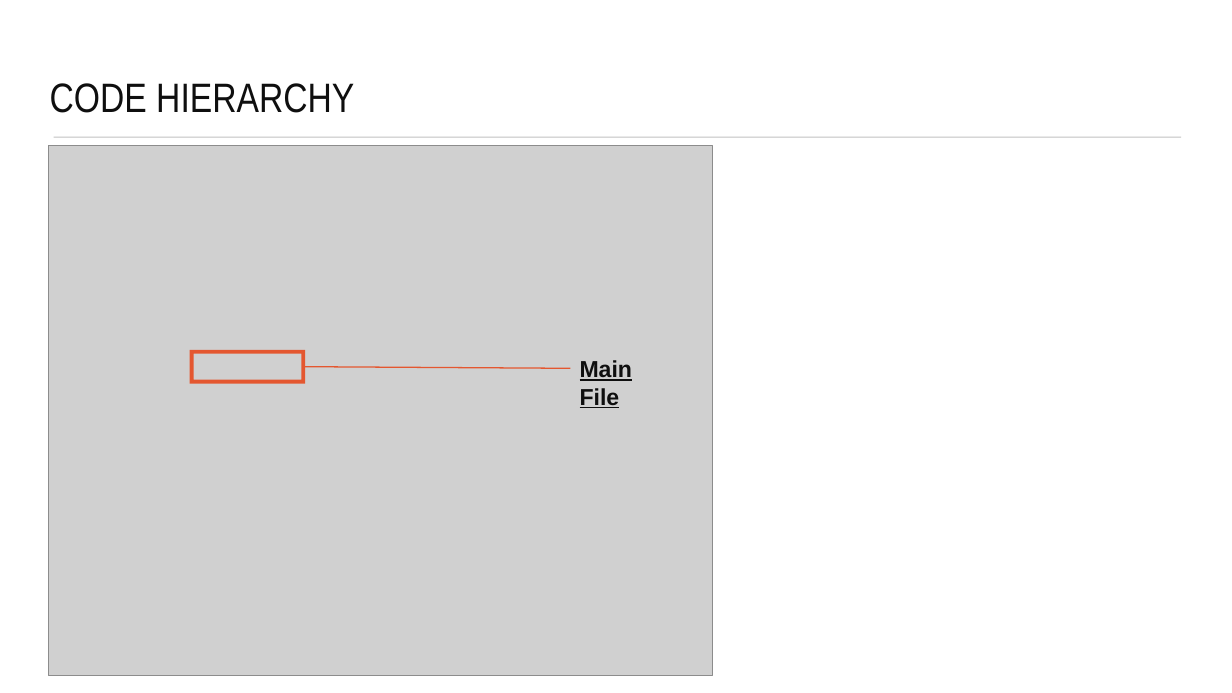
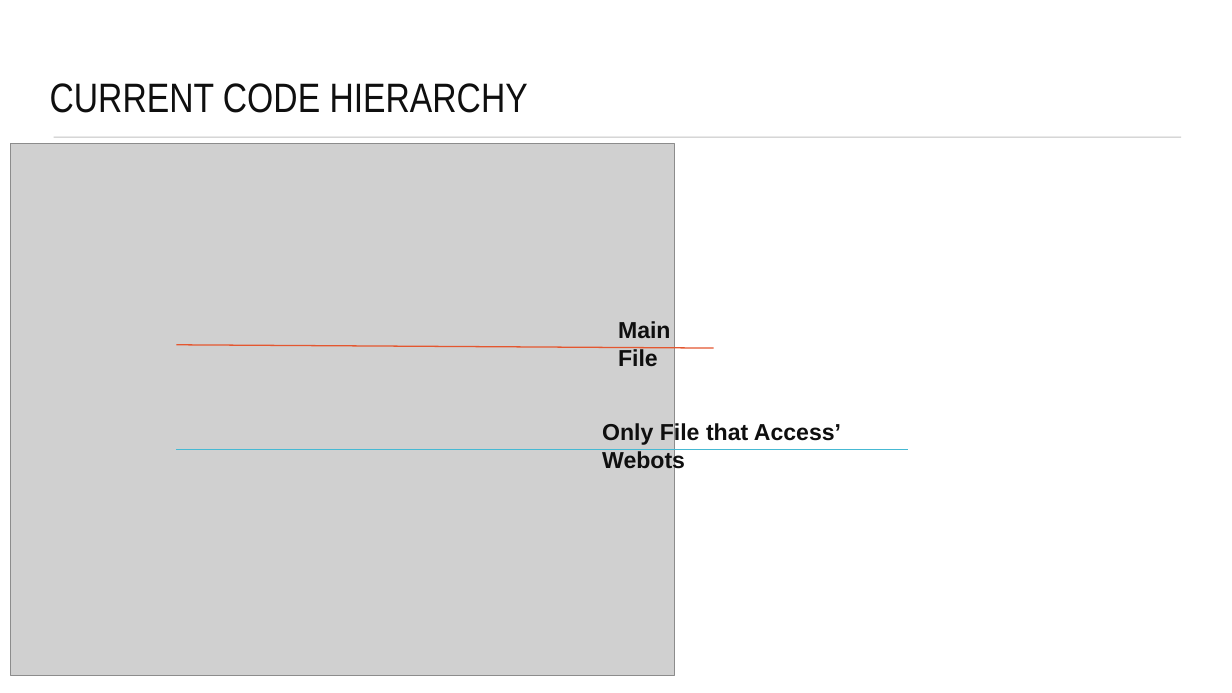
Before and after one commit to jonahk012/CapstoneProject, a slide deck: slide 4 of CapstonePresentation.pptx (slide 3 before the commit). Drawn at 1232x693 pixels with LibreOffice and Linux fonts; fonts in the diff are those of the drawing; grey boxes stand for pictures. Boxes give left, top, right and bottom in pixels: in the first picture for what was removed or moved away, otherwise in the second. Text is boxed around its words. In the diff, an @@ line names an element or a change of style, - is before the commit and + after.

```diff
--- a/CapstonePresentation.pptx
+++ b/CapstonePresentation.pptx
@@ title at (50, 83, 528, 113): text changed @@
-CODE HIERARCHY
+CURRENT CODE HIERARCHY
@@ picture: place and size @@
-picture at (49, 145, 713, 676)
+picture at (10, 144, 675, 676)
@@ text "Main File": place and size @@
-text "Main File" at (580, 360, 633, 408)
+text "Main File" at (618, 321, 671, 366)
@@ text "Main File" at (618, 321, 671, 366): underline off @@
@@ line moved from (305, 367) - (570, 369) to (177, 345) - (714, 348) @@
@@ frame removed at (189, 350, 305, 384) @@
@@ text added at (602, 422, 841, 473), 18 pt, text #0F0F0F, bold @@
+Only File that Access’ Webots
@@ line added from (908, 450) to (177, 450), #46B9D3 1 pt @@
```
Also in this commit, not shown: 5 slides added, 2 slides removed, 15 other files.
